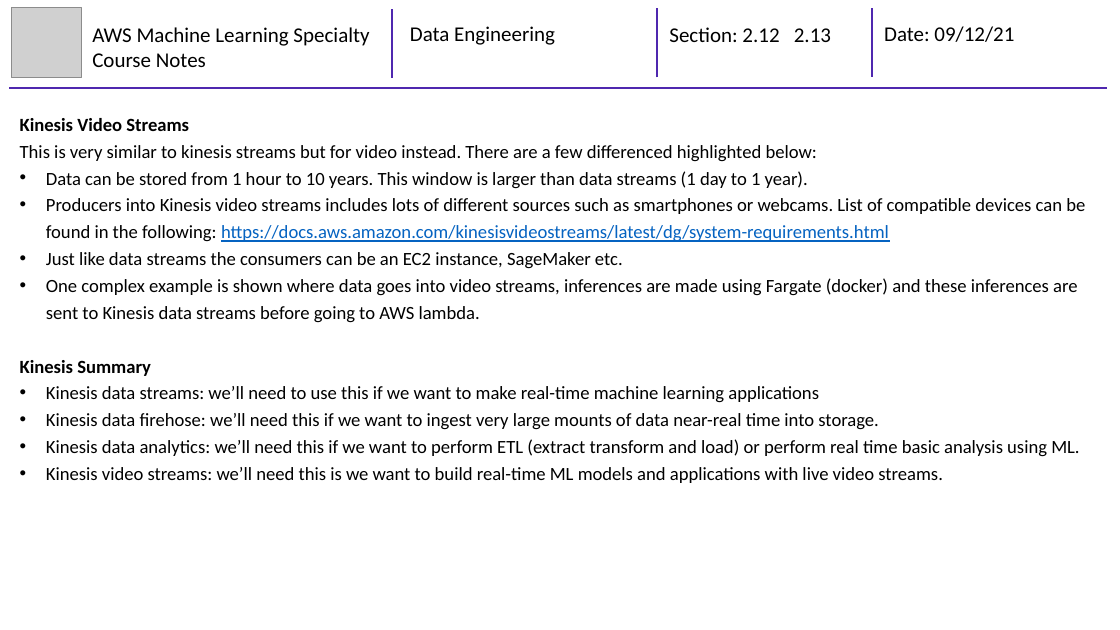
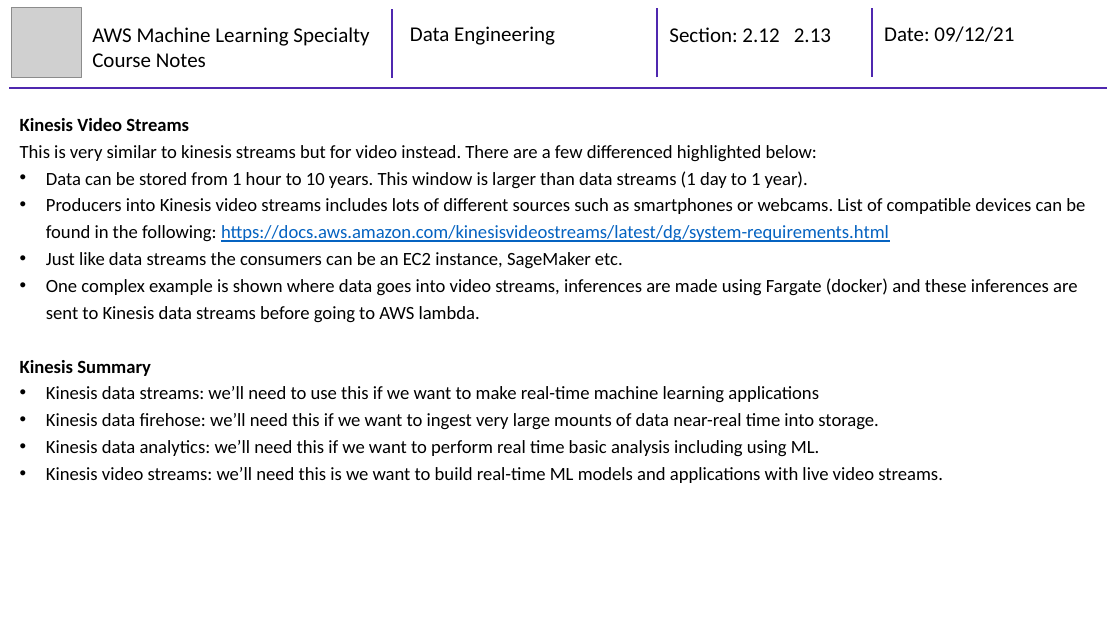
Before and after one commit to mhaythornthwaite/Testing_ML_Algorithms, a slide deck: slide 14 of AWS Machine Learning Specialty/Course Notes/2_MJH_Data_Engineering_Course_Notes.pptx (slide 11 before the commit). Drawn at 1120x630 pixels with LibreOffice and Linux fonts; fonts in the diff are those of the drawing; grey boxes stand for pictures. Boxes give left, top, right and bottom in pixels: in the first picture for what was removed or moved away, otherwise in the second. Text is boxed around its words. In the diff, an @@ line names an element or a change of style, - is before the commit and + after.

```diff
--- a/AWS Machine Learning Specialty/Course Notes/2_MJH_Data_Engineering_Course_Notes.pptx
+++ b/AWS Machine Learning Specialty/Course Notes/2_MJH_Data_Engineering_Course_Notes.pptx
@@ text at (46,440,819,456): text changed @@
-• Kinesis data analytics: we’ll need this if we want to perform ETL (extract transform and load) or perform real time basic analysis using ML.
+• Kinesis data analytics: we’ll need this if we want to perform real time basic analysis including using ML.
```
Also in this commit, not shown: 9 other slides changed, 4 slides added.
